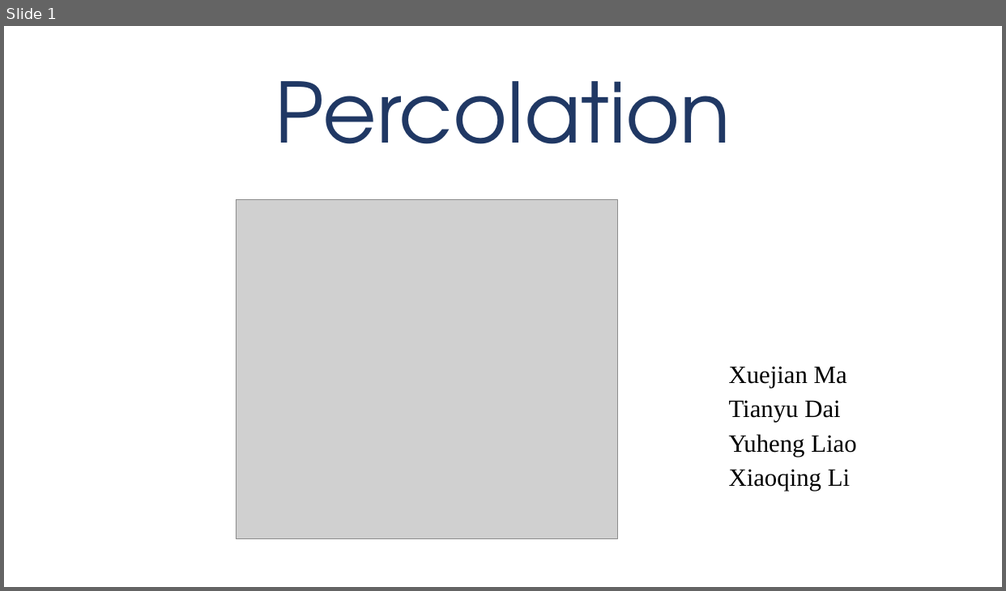
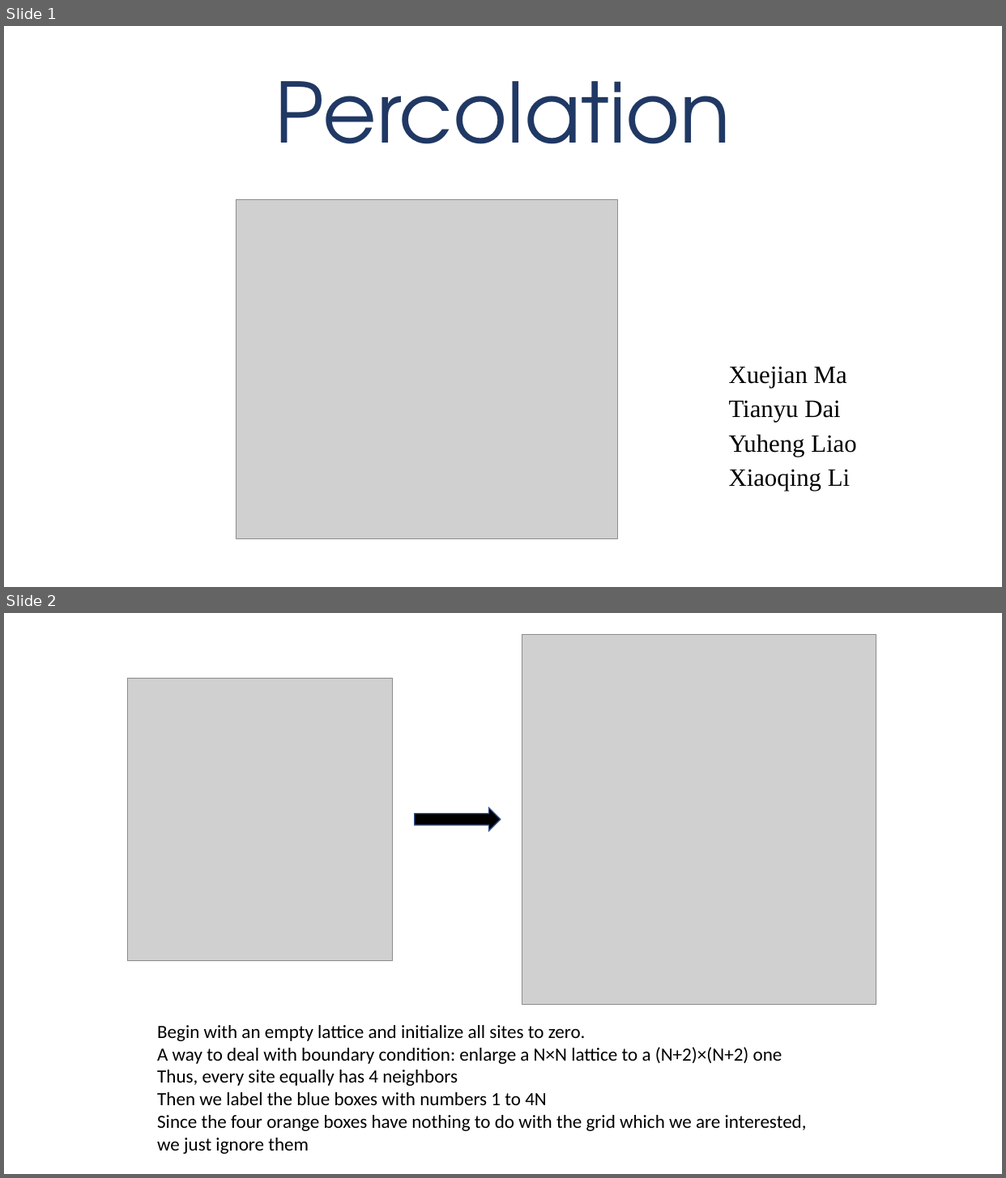
Before and after one commit to TianyuDai/PHY566-Project2-Group1, a slide deck: Percolation.pptx. Shown one above the other, each under a label of ours: slide 1 before the commit, slides 1 and 2 after it. The pictures are 1006x591 and 1006x1178 pixels, drawn with LibreOffice and Linux fonts; fonts in the diff are those of the drawing; grey boxes stand for pictures. Boxes give left, top, right and bottom in pixels: in the first picture for what was removed or moved away, otherwise in the second. Text is boxed around its words. In the diff, an @@ line names an element or a change of style, - is before the commit and + after.

```diff
--- a/Percolation.pptx
+++ b/Percolation.pptx
@@ slide 2 added at (4, 613, 1002, 1174), background #FFFFFF @@
@@ picture added at (522, 635, 877, 1004) @@
@@ picture added at (127, 678, 393, 961) @@
@@ right arrow added at (414, 807, 501, 831), fill #000000, outline #325491 1 pt @@
@@ text added at (157, 1025, 807, 1154), 18 pt, text #000000 @@
+Begin with an empty lattice and initialize all sites to zero.
+A way to deal with boundary condition: enlarge a N×N lattice to a (N+2)×(N+2) one
+Thus, every site equally has 4 neighbors
+Then we label the blue boxes with numbers 1 to 4N
+Since the four orange boxes have nothing to do with the grid which we are interested, we just ignore them
```
Also in this commit, not shown: 3 slides changed, 1 slide removed.
